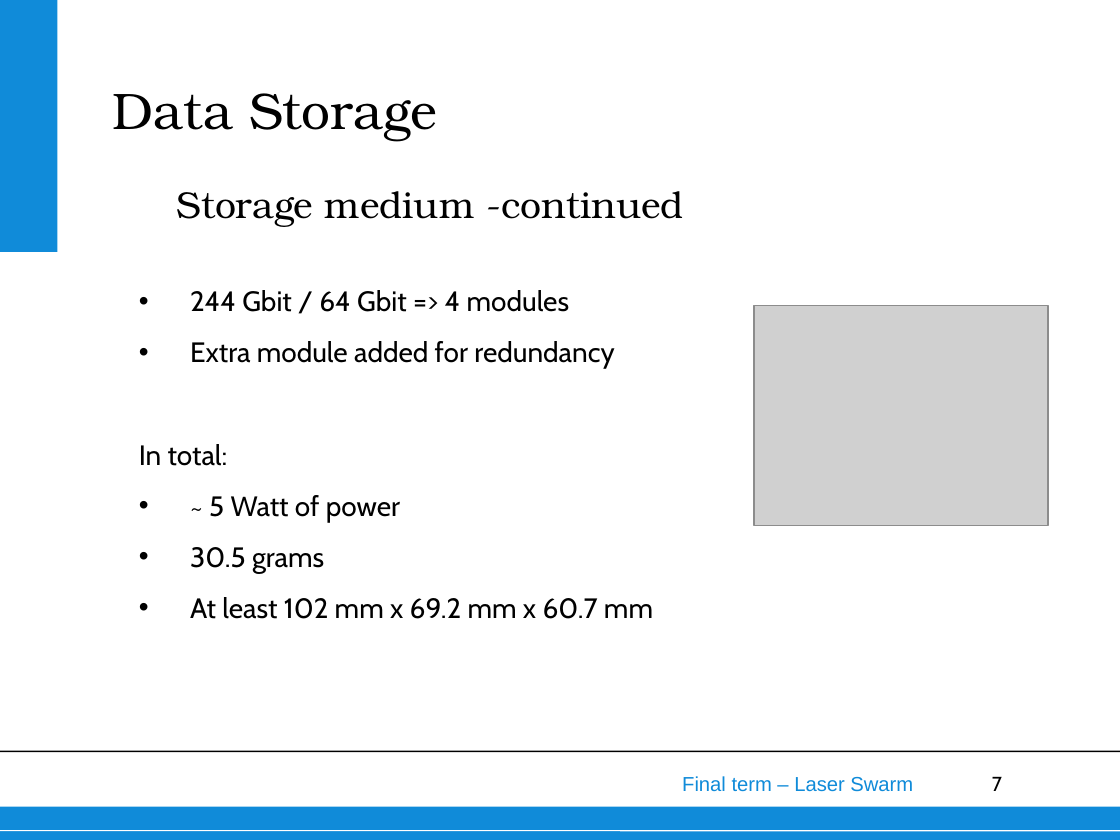
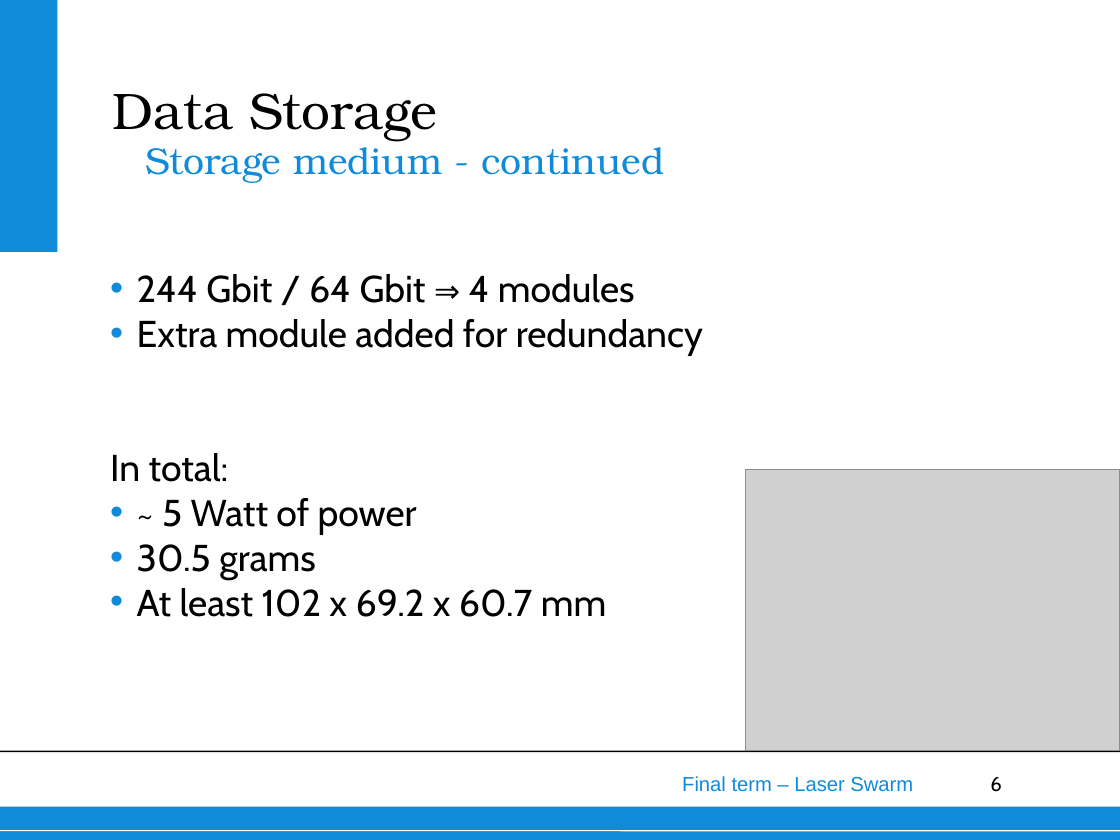
Before and after one commit to thewisenerd/laser-swarm, a slide deck: slide 6 of finalPresentation/subsections/Data Storage.ppt (slide 7 before the commit). Drawn at 1120x840 pixels with LibreOffice and Linux fonts; fonts in the diff are those of the drawing; grey boxes stand for pictures; background and template pictures are left out. Boxes give left, top, right and bottom in pixels: in the first picture for what was removed or moved away, otherwise in the second. Text is boxed around its words. In the diff, an @@ line names an element or a change of style, - is before the commit and + after.

```diff
--- a/finalPresentation/subsections/Data Storage.ppt
+++ b/finalPresentation/subsections/Data Storage.ppt
@@ text at [145, 140, 664, 183]: text changed; text colour #000000 to #108BD9 @@
-Storage medium -continued
+Storage medium - continued
@@ text "Storage medium - continued" at [145, 140, 664, 183]: vertical alignment bottom to top @@
@@ text "244 Gbit / 64 Gbit ...": place and size @@
-text "244 Gbit / 64 Gbit ..." at [139, 290, 653, 619]
+text "244 Gbit / 64 Gbit ..." at [110, 274, 703, 617]
@@ text at [137, 274, 635, 303]: text changed; size 18 to 24 pt @@
-• 244 Gbit / 64 Gbit => 4 modules
+• 244 Gbit / 64 Gbit ⇒ 4 modules
@@ text at [110, 319, 703, 579]: size 18 to 24 pt in "Extra module added for redundancy", "In total:", "~ 5 Watt of power", "30.5 grams"; indent changed; line spacing 1 to 1; less space between paragraphs; bullet colour #000000 to #108BD9 @@
@@ picture: place and size @@
-picture at [754, 306, 1047, 526]
+picture at [745, 469, 1120, 750]
@@ text at [137, 588, 606, 617]: text changed; size 18 to 24 pt @@
-• At least 102 mm x 69.2 mm x 60.7 mm
+• At least 102 x 69.2 x 60.7 mm
@@ page number at [990, 777, 1001, 792]: text changed @@
-7
+6
```
Also in this commit, not shown: 7 other slides changed, 1 slide removed, 1 other file.
